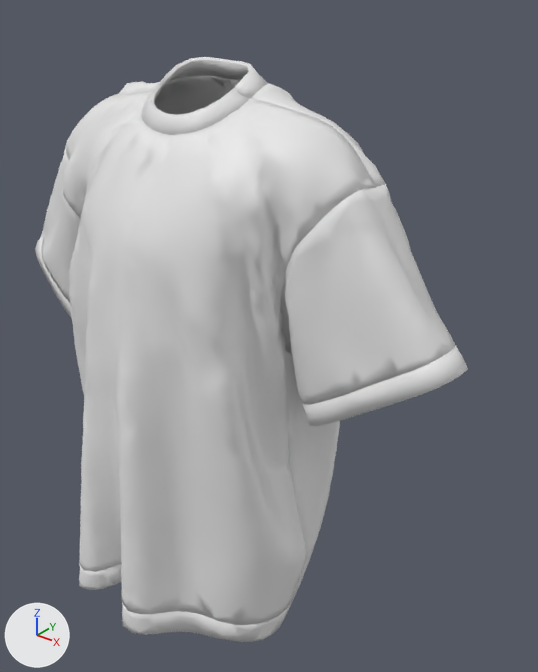
Renders of the glTF model src/Pages/Customize/Configurator/models/MaleClothing/cloak.glb from each side of a commit.
Both versions are drawn from a camera (50 mm lens) standing at (0.526, -0.614, 0.366) and looking at (0.038, -0.004, -0.012). Arrows for +X, +Y and +Z are at lower left; the lights stay in place. Vertices at the same position are counted once.

The first picture shows 'all'.
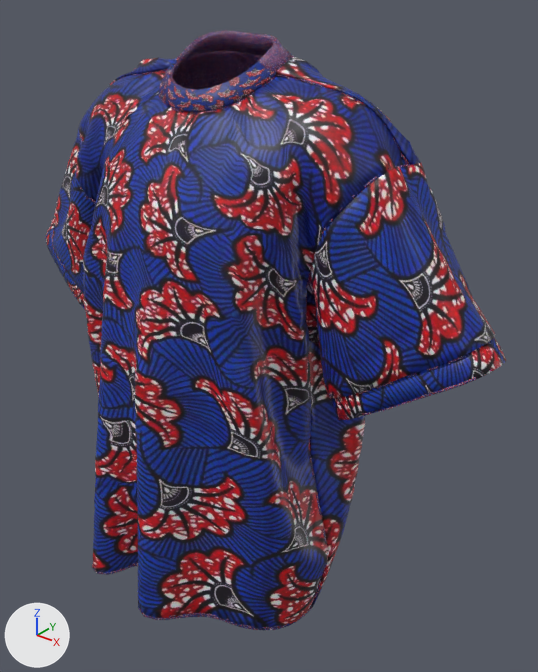
What differs and where, as boxes (x1, y1, x2, y2) in the pictures (538 x 672 px):
'all', reshaped, moved, rescaled (6% wider): before (35, 57, 468, 642); after (45, 30, 506, 630)
part 1 of me_camisaeta, cut back: before (35, 91, 468, 642); after (156, 616, 180, 620)
part 2 of me_camisaeta, surface changed: before (104, 81, 456, 588); after (45, 57, 506, 629)
part 3 of me_camisaeta, recoloured: before (152, 57, 268, 115); after (52, 30, 494, 630)

Edits to the bpy script that builds the scene:
```text
Add img_texture3:
    img_texture3 = load_image('texture3', '_unpacked/texture3', 564, 752, 'sRGB')
Add mat_material:
    mat_material = principled_material('Material')
    mat_material.texture = img_texture3
Change me_camisaeta:
    used by ob_all; location = (0.0, 0.0, 0.0)
    remove me_camisaeta.from_pydata(...)  # 25528 vertices, 50820 faces; spans x -0.316..0.295, y -0.226..0.088, z -0.349..0.289
    add me_camisaeta.from_pydata(...)  # 18804 vertices, 37412 faces; spans x -0.314..0.293, y -0.222..0.086, z -0.324..0.289
    me_camisaeta part 1: 7 vertices moved within x -0.174..0.131, y -0.204..0.058, z -0.32..0.082; 6656 vertices removed from x -0.316..0.295, y -0.226..0.088, z -0.349..0.26
    me_camisaeta part 2: 20475 kept faces spanning x -0.314..0.293, y -0.222..0.085, z -0.321..0.273 get new texture (UV) coordinates
    me_camisaeta part 3: 34357 faces spanning x -0.314..0.293, y -0.222..0.085, z -0.324..0.289 switch from no material to mat_material (picture img_texture3)
Change ob_all:
    ob_all.location: (0.0, 0.0, 0.0) -> (0.0, 0.038, 0.0)
    ob_all.scale: (1.0, 1.0, 1.0) -> (1.08, 1.08, 1.08)
```
